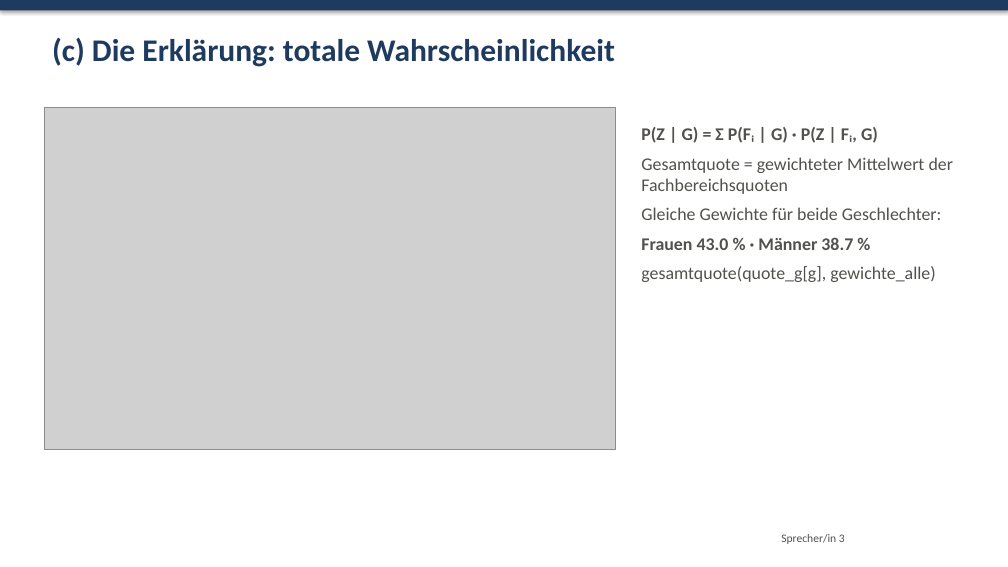
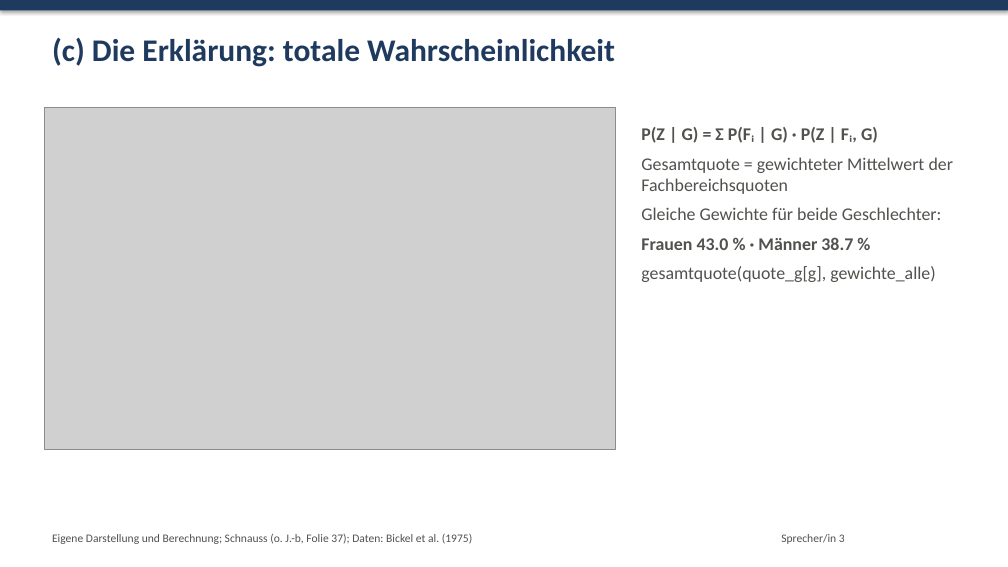
Before and after one commit to leozhaw26/statistik, a slide deck: slide 9 of vortrag4/Vortrag4_Praesentation.pptx. Drawn at 1008x567 pixels with LibreOffice and Linux fonts; fonts in the diff are those of the drawing; grey boxes stand for pictures. Boxes give left, top, right and bottom in pixels: in the first picture for what was removed or moved away, otherwise in the second. Text is boxed around its words. In the diff, an @@ line names an element or a change of style, - is before the commit and + after.

```diff
--- a/vortrag4/Vortrag4_Praesentation.pptx
+++ b/vortrag4/Vortrag4_Praesentation.pptx
@@ text added at box(52, 534, 472, 544), 11 pt, text #52514E @@
+Eigene Darstellung und Berechnung; Schnauss (o. J.-b, Folie 37); Daten: Bickel et al. (1975)
```
Also in this commit, not shown: 10 other slides changed, 6 other files.
